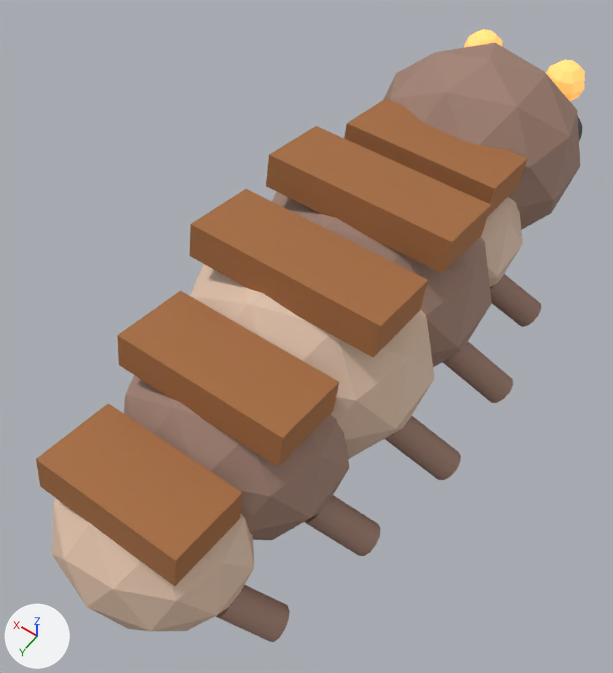
One commit to the Blender file bramblecrown/source-art/rustgrub.blend: the scene before it, then after it.
One viewpoint serves both versions: a 50 mm camera at (-0.338, 0.511, 0.885) aimed at (0.022, 0.007, 0.092). The lights are fixed; the arrows at lower left show +X, +Y and +Z. The picture after the commit comes second.

Before the edit, the objects in view are built like this:
```python
mat_grub_fold = principled_material('grub_fold')
mat_grub_fold.base_color = (0.36, 0.22, 0.17)  # beige #a28173
mat_grub_fold.roughness = 0.7
me_icosphere = bpy.data.meshes.new('Icosphere')
me_icosphere.from_pydata(...)  # 2680 vertices, 2718 faces; spans x -0.201..0.201, y -0.581..0.394, z 0.003..0.286
# faces by material slot: [240, 30, 1760, 592, 96]
me_icosphere.materials.append(mat_grub_flesh)  # beige #e5c5ad
me_icosphere.materials.append(mat_flaking_rust)  # orange #b3794b
me_icosphere.materials.append(mat_grub_fold)  # beige #a28173
me_icosphere.materials.append(mat_black_iron)  # dark grey #59595d
me_icosphere.materials.append(mat_furnace_eye)  # orange #ffc476, glowing orange #ffad50
ob_rustgrub = bpy.data.objects.new('rustgrub', me_icosphere)
ob_rustgrub.location = (0.0, 0.0, 0.0)
```
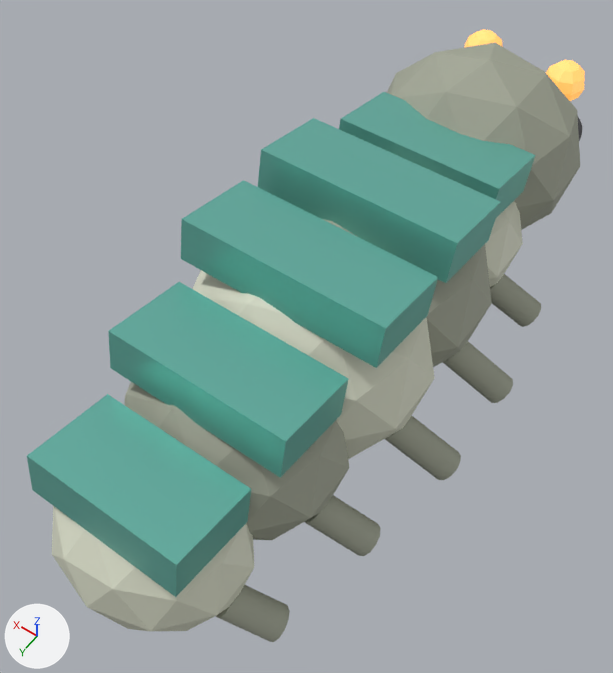
Pixel boxes [x1, y1, x2, y2] of what changed, in the pictures (613 x 673 px):
'rustgrub', recoloured, reshaped (beige to grey): before [36, 29, 585, 642]; after [27, 29, 585, 642]
part 1 of me_icosphere, recoloured: before [36, 98, 527, 586]; after [27, 92, 535, 597]

What the commit changed:
Material 'grub_fold' (mat_grub_fold) changes colour from beige #a28173 to grey #a2a695; in linear values from (0.36, 0.22, 0.17) to (0.36, 0.38, 0.3).
Material 'verdigris_ore' (mat_verdigris_ore) is new.
Its base color is (0.16, 0.52, 0.44) (cyan #6fbfb1).
Its metallic is 0.4.
Its roughness is 0.35.
me_icosphere is used by ob_rustgrub; location (0.0, 0.0, 0.0).
me_icosphere had 2680 vertices, 2718 faces and spanned x -0.201..0.201, y -0.581..0.394, z 0.003..0.286.
me_icosphere now has 2680 vertices, 2718 faces and spans x -0.201..0.201, y -0.581..0.394, z 0.003..0.289.
me_icosphere part 1: 30 faces spanning x -0.12..0.12, y -0.274..0.354, z 0.153..0.289 switch from mat_flaking_rust (orange #b3794b) to mat_verdigris_ore (cyan #6fbfb1).
Edits to the shape of me_icosphere do not show in these pictures.
